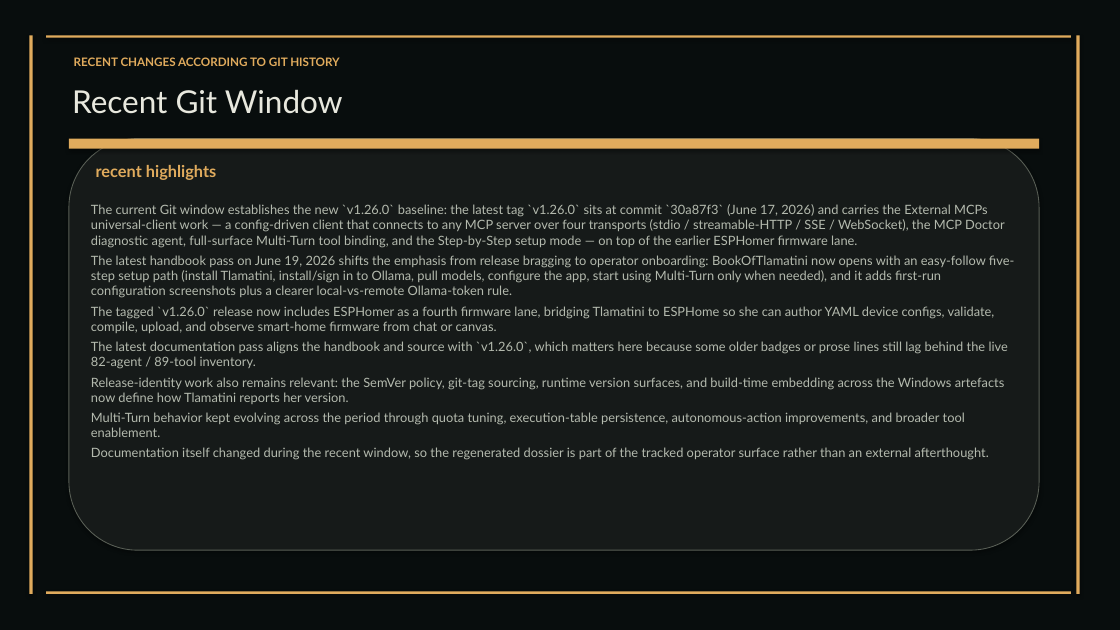
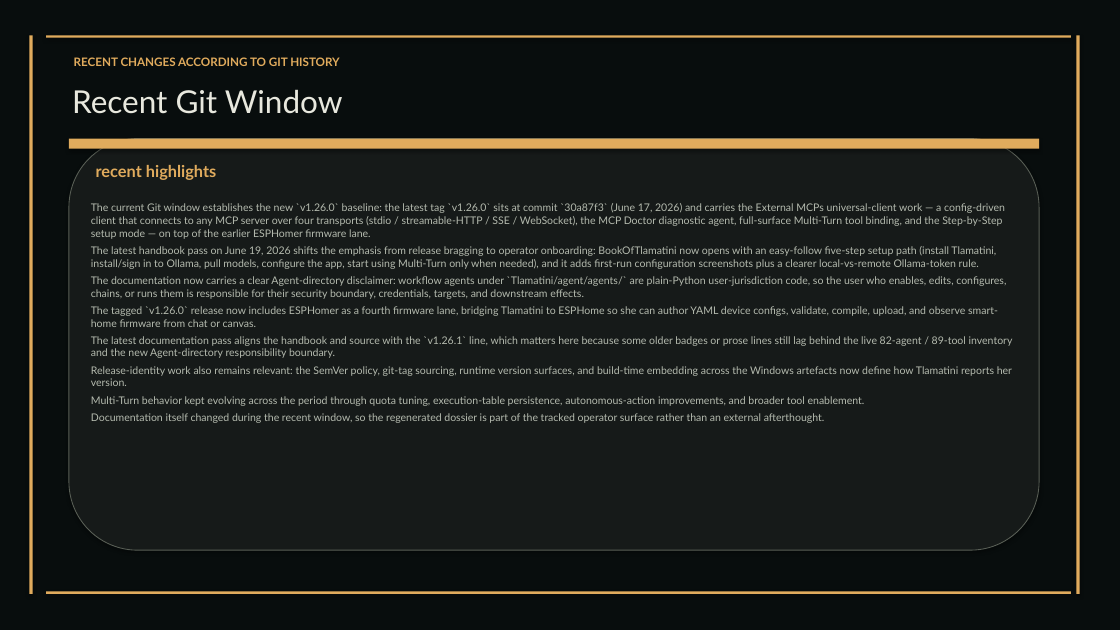
Before and after one commit to XAIHT/Tlamatini, a slide deck: slide 72 of Tlamatini_eXtended_Artificial_Intelligence_Humanly_Tempered.pptx (slide 71 before the commit). Drawn at 1120x630 pixels with LibreOffice and Linux fonts; fonts in the diff are those of the drawing. Boxes give left, top, right and bottom in pixels: in the first picture for what was removed or moved away, otherwise in the second. Text is boxed around its words. In the diff, an @@ line names an element or a change of style, - is before the commit and + after.

```diff
--- a/Tlamatini_eXtended_Artificial_Intelligence_Humanly_Tempered.pptx
+++ b/Tlamatini_eXtended_Artificial_Intelligence_Humanly_Tempered.pptx
@@ text at (91, 203, 1012, 423): size 11 to 9 pt in "The current Git window establishes the new ...", "The latest handbook pass on June 19, ...", "The tagged `v1.26.0` release now includes ESPHomer ...", "Release-identity work also remains relevant: the SemVer ..." and 2 more places @@
@@ text at (91, 276, 1006, 299): paragraph added @@
+The documentation now carries a clear Agent-directory disclaimer: workflow agents under `Tlamatini/agent/agents/` are plain-Python user-jurisdiction code, so the user who enables, edits, configures, chains, or runs them is responsible for their security boundary, credentials, targets, and downstream effects.
@@ text at (91, 336, 1013, 358): text changed; size 11 to 9 pt @@
-The latest documentation pass aligns the handbook and source with `v1.26.0`, which matters here because some older badges or prose lines still lag behind the live 82-agent / 89-tool inventory.
+The latest documentation pass aligns the handbook and source with the `v1.26.1` line, which matters here because some older badges or prose lines still lag behind the live 82-agent / 89-tool inventory and the new Agent-directory responsibility boundary.
```
Also in this commit, not shown: 10 other slides changed, 2 slides added, 2 other files.
